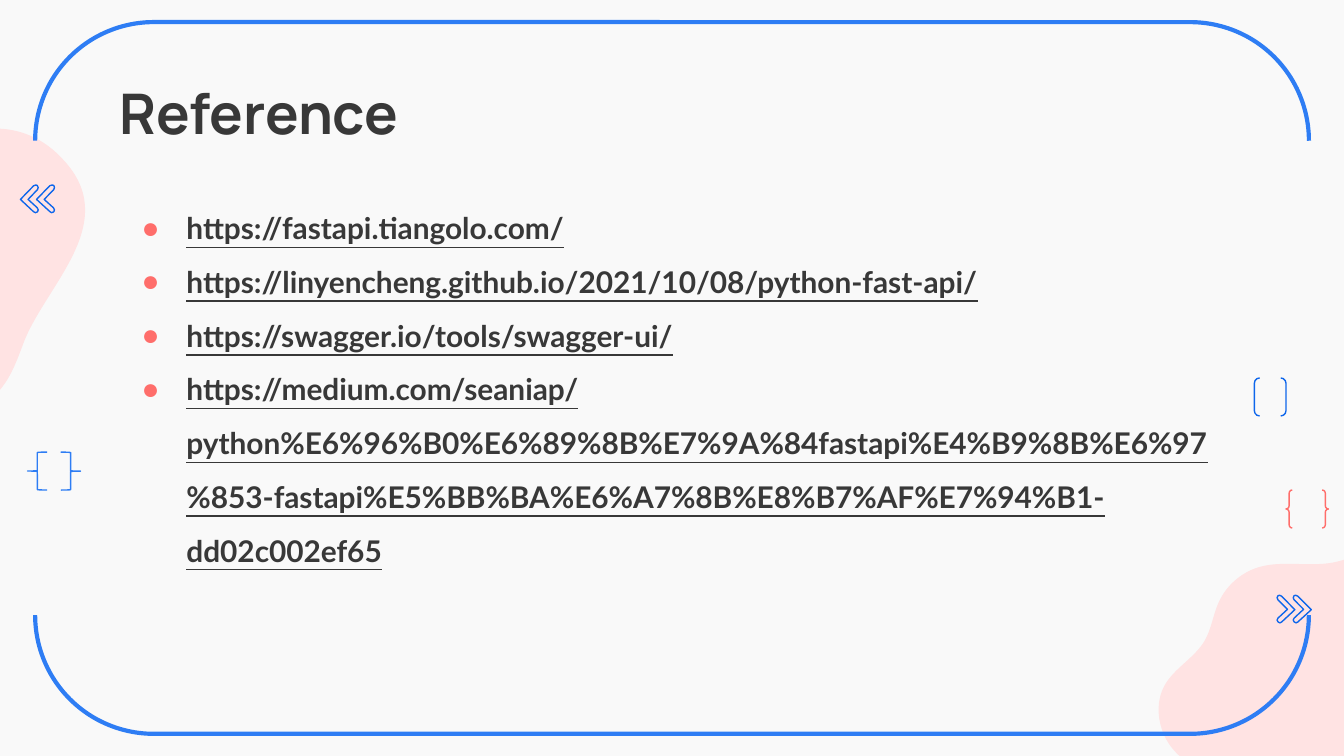
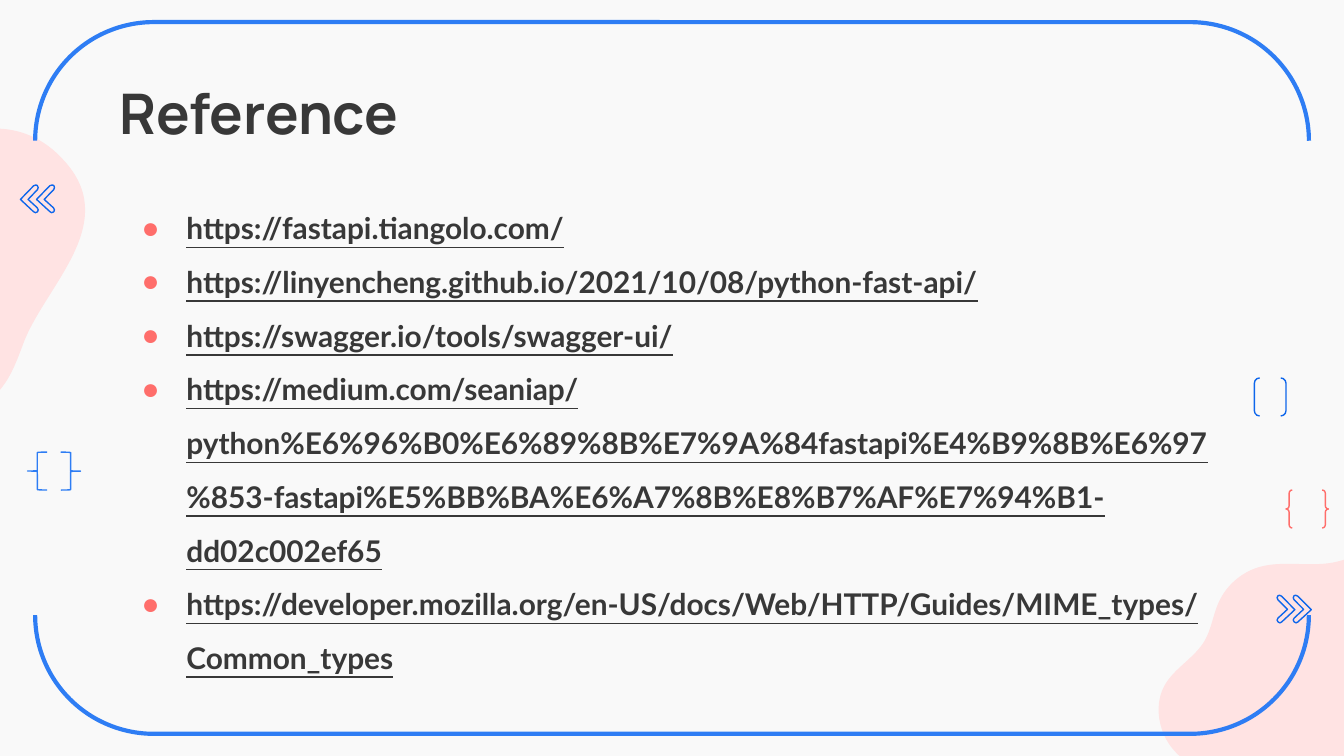
Before and after one commit to ZavierHuang/RESTFUL-API-DESIGN, a slide deck: slide 17 of 黃昱叡_SW2_Backend_Practice.pptx. Drawn at 1344x756 pixels with LibreOffice and Linux fonts; fonts in the diff are those of the drawing. Boxes give left, top, right and bottom in pixels: in the first picture for what was removed or moved away, otherwise in the second. Text is boxed around its words. In the diff, an @@ line names an element or a change of style, - is before the commit and + after.

```diff
--- a/黃昱叡_SW2_Backend_Practice.pptx
+++ b/黃昱叡_SW2_Backend_Practice.pptx
@@ text at (186,593,1198,674): paragraph added @@
+● https://developer.mozilla.org/en-US/docs/Web/HTTP/Guides/MIME_types/Common_types
```
Also in this commit, not shown: 5 other slides changed, 4 other files.
